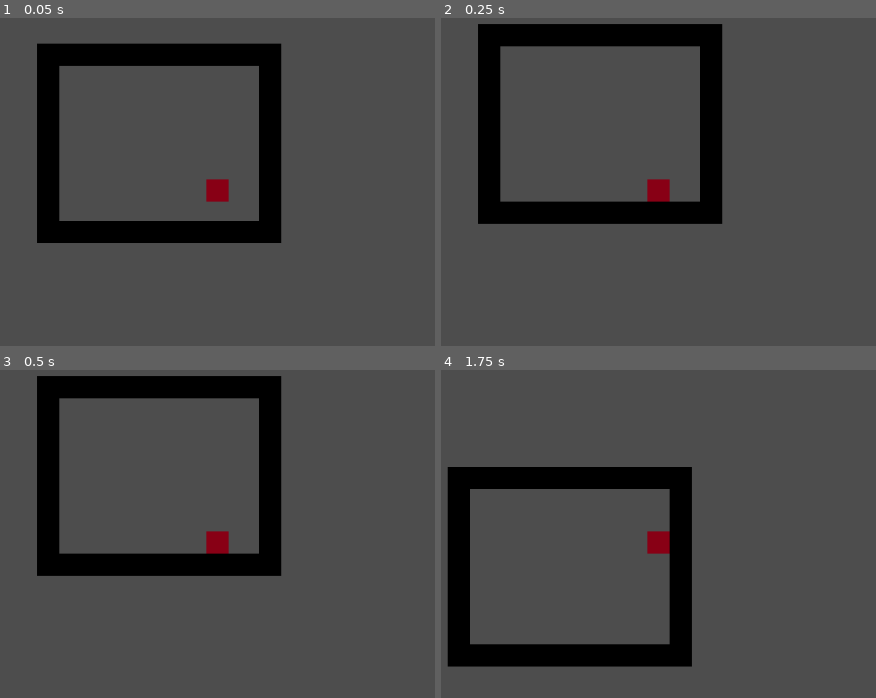
Above: before the commit, frames 1-4 (two rows, left to right).
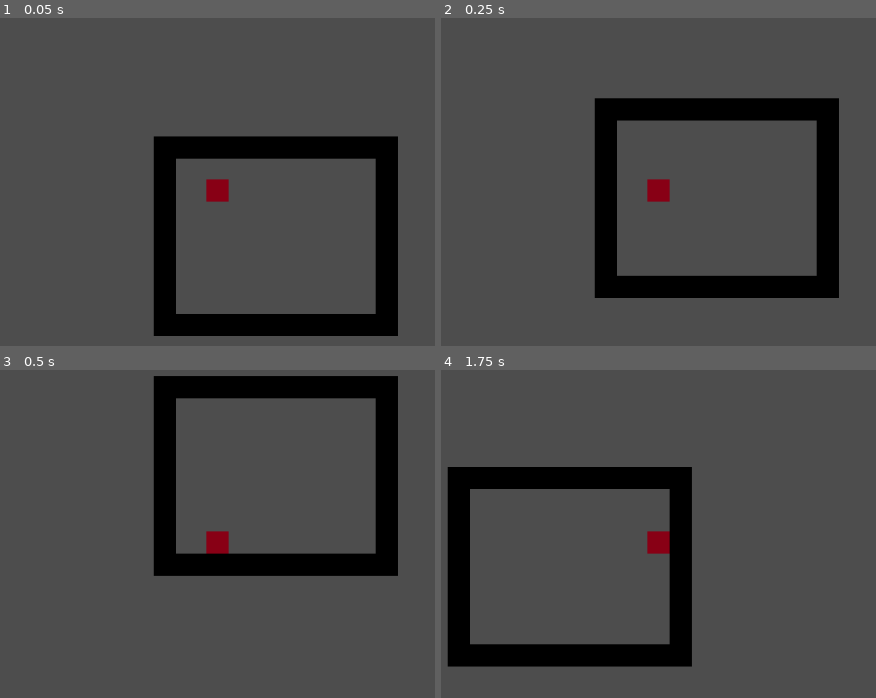
Above: after the commit, the same moments.

Repository: aaravrhino/YGDAGameJam26
Game: Godot game, scene res://scenes/game.tscn
The game is run twice, just before and just after one commit, with the same random seed, the same clock (stepped at 60 frames per second) and the same inputs.
Inputs:
- Up to frame 1 (0.05 s): no input
- Up to frame 2 (0.25 s): no input
- Up to frame 3 (0.5 s): no input
- Up to frame 4 (1.75 s): tap Enter (ui_accept) at 0.5, 0.77, 1.52 s; hold Right (ui_right) from 0.53 s (still down)

The runs differ from the first frame. In frame 1, 24% of the frame differs, in the area x 8-92%, y 7-97%; in frame 2, 24%, in the area x 8-92%, y 1-86%; in frame 3, 17%; in frame 4, nothing differs.

Commit message:
moved player

Diff:
--- a/ygda-game-jam-26/scenes/game.tscn
+++ b/ygda-game-jam-26/scenes/game.tscn
@@ -6,6 +6,6 @@
 [node name="game" type="Node2D" unique_id=1353156351]
 
 [node name="player" parent="." unique_id=1200693243 instance=ExtResource("2_yqjtg")]
-position = Vector2(34, 25)
+position = Vector2(-50, -42)
 
 [node name="Level 1" parent="." unique_id=1680909377 instance=ExtResource("1_yqjtg")]
